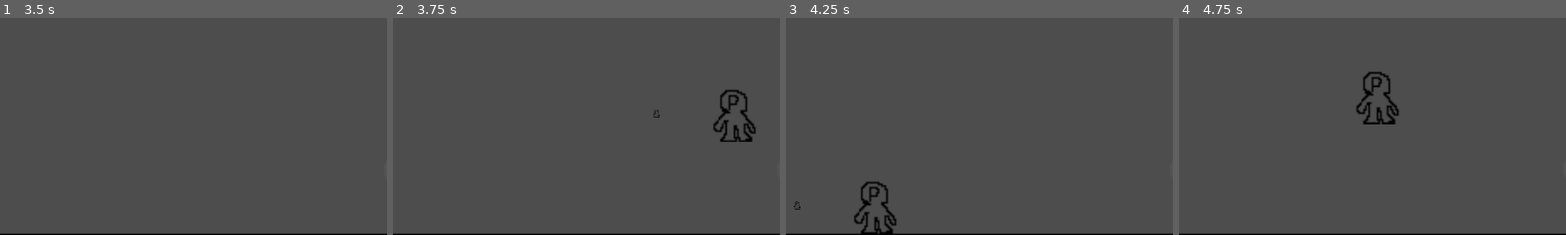
Above: before the commit, frames 1-4 (left to right).
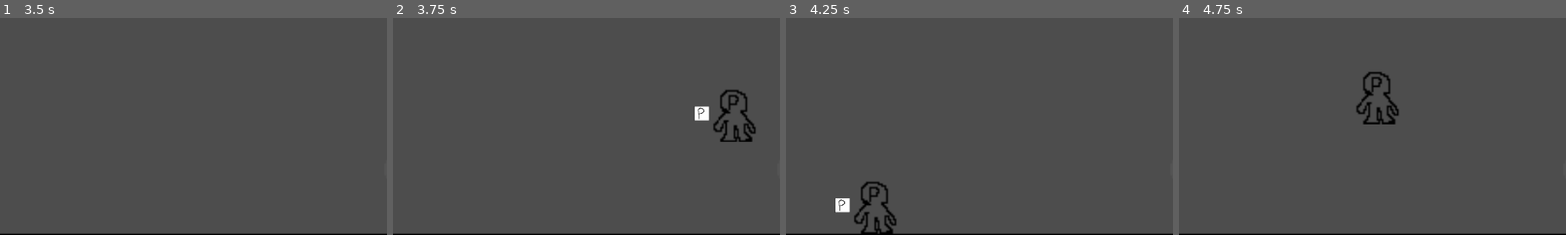
Above: after the commit, the same moments.

Repository: DanielKuhnDeAraujo/OutOfTime
Game: Godot game, scene res://secenes/jogo.tscn
Two runs of this game, one before a commit and one after it. Both use one fixed random seed, a clock stepped at 60 frames per second and the inputs below. The engine's default icon, where the game draws it, is replaced by a stand-in: a white triangle on a blue panel in a dark square.
Inputs:
- Up to frame 1 (3.5 s): tap Enter (ui_accept) at 0.5, 0.77, 1.52, 2, 3.02 s; hold X (instanciar) 0.53-1.28 s; hold Right (ui_right) 0.53-2.03 s; tap V (futuro) at 1.35 s; tap X (instanciar) at 1.55, 3.05 s; hold X (instanciar) 2.03-2.78 s; hold Left (ui_left) from 2.03 s (still down); tap C (passado) at 2.85 s
- Up to frame 2 (3.75 s): keep holding Left (ui_left); hold Z (pegar) from 3.53 s (still down)
- Up to frame 3 (4.25 s): keep holding Left (ui_left); keep holding Z (pegar); tap Enter (ui_accept) at 3.77 s; tap X (instanciar) at 3.8 s
- Up to frame 4 (4.75 s): release Left (ui_left) at 4.28 s; release Z (pegar) at 4.28 s; hold Right (ui_right) from 4.28 s (still down); tap X (instanciar) at 4.35 s; tap Enter (ui_accept) at 4.52 s
The pictures show only the part of the screen within x 15-64%, y 50-100%; the shares and areas given below are measured in that part.

Frame 1 is identical in both runs. In frame 2, 0.3% of the frame differs, in the area x 67-82%, y 40-48%; in frame 3, 0.3%, in the area x 2-17%, y 83-90%; in frame 4, nothing differs.

Commit message:
coisa boba

Diff:
--- a/scripts/player.gd
+++ b/scripts/player.gd
@@ -19,8 +19,8 @@
 var aceleracao: float = 50
 var friccao: float = 70
 func _ready() -> void:
-	animated_sprite_2d_2.position.x = -47
-	area_2d.position.x=-47
+	animated_sprite_2d_2.position.x = -20
+	area_2d.position.x=-20
 
 func _physics_process(delta: float) -> void:
 	# Add the gravity.
@@ -37,8 +37,8 @@
 		if direction:
 			SPEED = move_toward(SPEED, MAXSPEED * direction, aceleracao)
 			velocity.x = SPEED
-			animated_sprite_2d_2.position.x = 47*direction
-			area_2d.position.x=47*direction
+			animated_sprite_2d_2.position.x = 20*direction
+			area_2d.position.x=20*direction
 			if direction!= 0 :
 				udirection = direction
 		else:
@@ -78,7 +78,7 @@
 func instanciar() :
 	var obejto = load(ItemGuardadoCena).instantiate()
 	obejto.global_position = global_position
-	obejto.global_position.x += 50*udirection
+	obejto.global_position.x += 20*udirection
 	obejto.Idade =ItemGuardadoIdade
 	get_tree().root.get_child(0).add_child(obejto)
 	SpriteInventario.texture = null
--- a/secenes/player.tscn
+++ b/secenes/player.tscn
@@ -1,7 +1,8 @@
-[gd_scene load_steps=6 format=3 uid="uid://b2ih5y2lse8i7"]
+[gd_scene load_steps=8 format=3 uid="uid://b2ih5y2lse8i7"]
 
 [ext_resource type="Script" uid="uid://ddcryylbmseba" path="res://scripts/player.gd" id="1_67aaq"]
 [ext_resource type="Texture2D" uid="uid://cwkvrr3145r38" path="res://assets/placeholderman.png" id="2_67aaq"]
+[ext_resource type="Texture2D" uid="uid://dtiyeog25tj4k" path="res://assets/tileholderset.png" id="3_8brib"]
 
 [sub_resource type="SpriteFrames" id="SpriteFrames_67aaq"]
 animations = [{
@@ -19,6 +20,17 @@
 
 [sub_resource type="RectangleShape2D" id="RectangleShape2D_67aaq"]
 size = Vector2(10, 10)
+
+[sub_resource type="SpriteFrames" id="SpriteFrames_esbok"]
+animations = [{
+"frames": [{
+"duration": 1.0,
+"texture": ExtResource("3_8brib")
+}],
+"loop": true,
+"name": &"default",
+"speed": 5.0
+}]
 
 [node name="Player" type="CharacterBody2D"]
 collision_layer = 2
@@ -48,8 +60,8 @@
 
 [node name="AnimatedSprite2D2" type="AnimatedSprite2D" parent="."]
 visible = false
-scale = Vector2(0.16111757, 0.14379884)
-sprite_frames = SubResource("SpriteFrames_67aaq")
+scale = Vector2(0.28125, 0.28124997)
+sprite_frames = SubResource("SpriteFrames_esbok")
 
 [connection signal="timeout" from="pegar_timer" to="." method="_on_pegar_timer_timeout"]
 [connection signal="body_entered" from="Area2D" to="." method="_on_area_2d_body_entered"]
